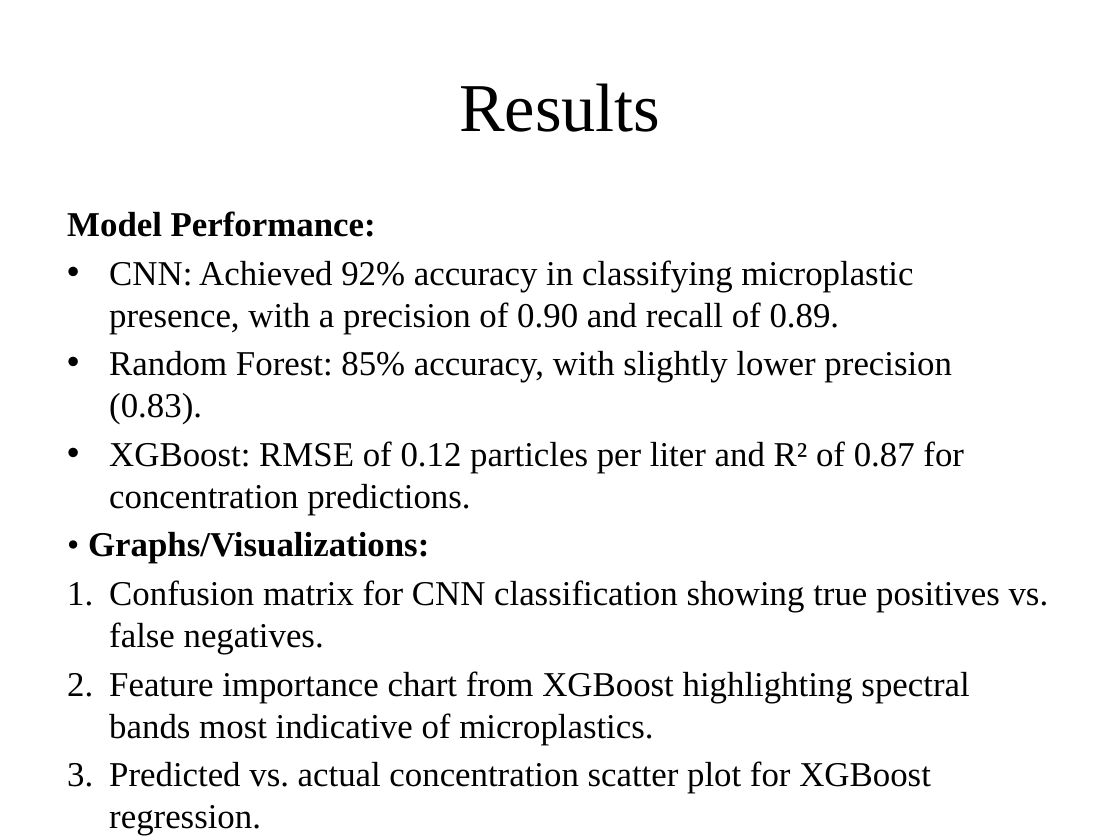
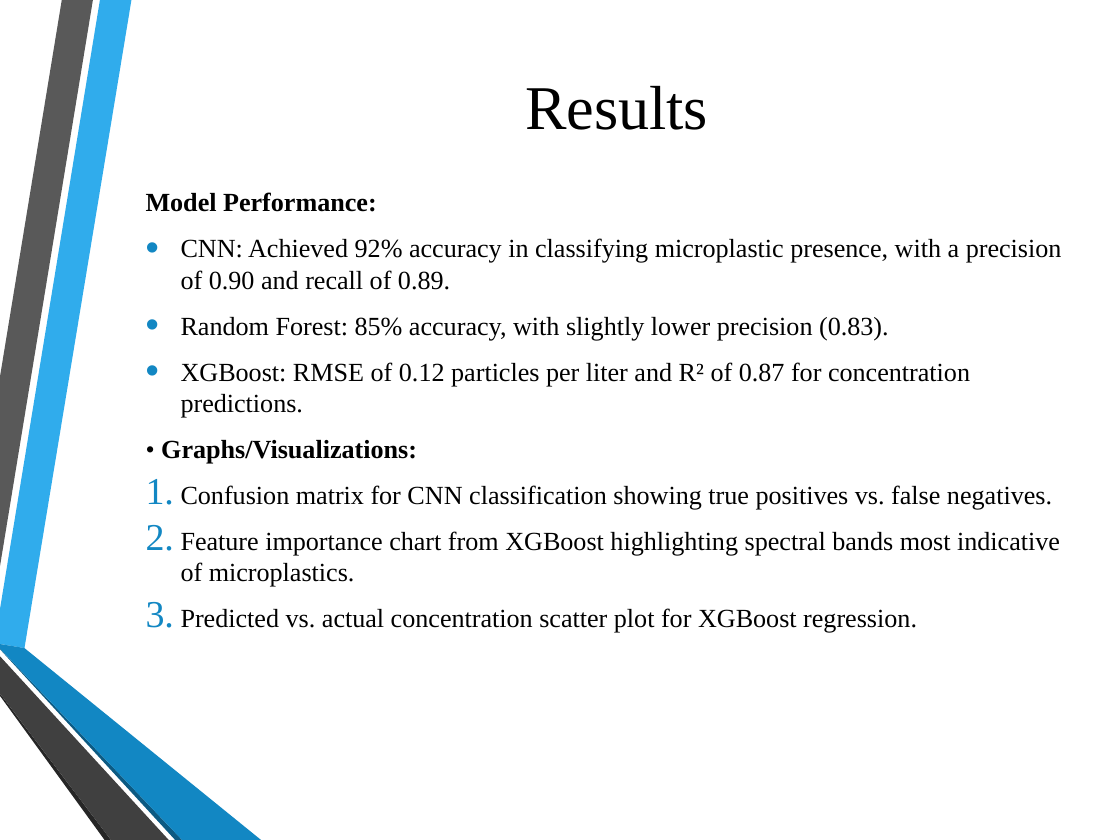
Before and after one commit to Hrishikeshgithub/Microplastic-Pollution-Detection-Using-AI, a slide deck: slide 5 of Microplastic Pollution Detection Using AI.pptx. Drawn at 1120x840 pixels with LibreOffice and Linux fonts; fonts in the diff are those of the drawing; background and template pictures are left out. Boxes give left, top, right and bottom in pixels: in the first picture for what was removed or moved away, otherwise in the second. Text is boxed around its words. In the diff, an @@ line names an element or a change of style, - is before the commit and + after.

```diff
--- a/Microplastic Pollution Detection Using AI.pptx
+++ b/Microplastic Pollution Detection Using AI.pptx
@@ title "Results" moved from (x1=459, y1=83, x2=660, y2=132) to (x1=525, y1=85, x2=708, y2=130) @@
@@ title "Results" at (x1=525, y1=85, x2=708, y2=130): size 44 to 40 pt @@
@@ text "Model Performance:" moved from (x1=67, y1=211, x2=1049, y2=836) to (x1=146, y1=192, x2=1062, y2=628) @@
@@ text "Model Performance:" at (x1=146, y1=192, x2=1062, y2=628): size 22.4 to 16.8 pt; indent changed; more space between paragraphs; vertical alignment top to middle @@
@@ group added at (x1=0, y1=0, x2=261, y2=840): 6 freeform shapes @@
```
Also in this commit, not shown: 8 other slides changed.
